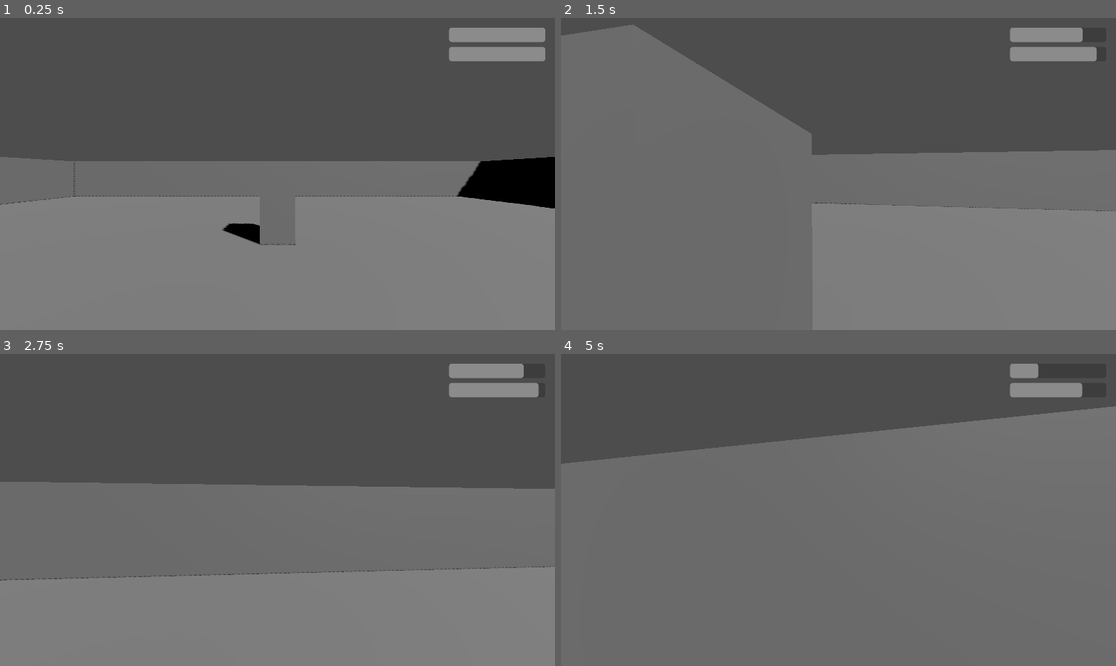
Above: before the commit, frames 1-4 (two rows, left to right).
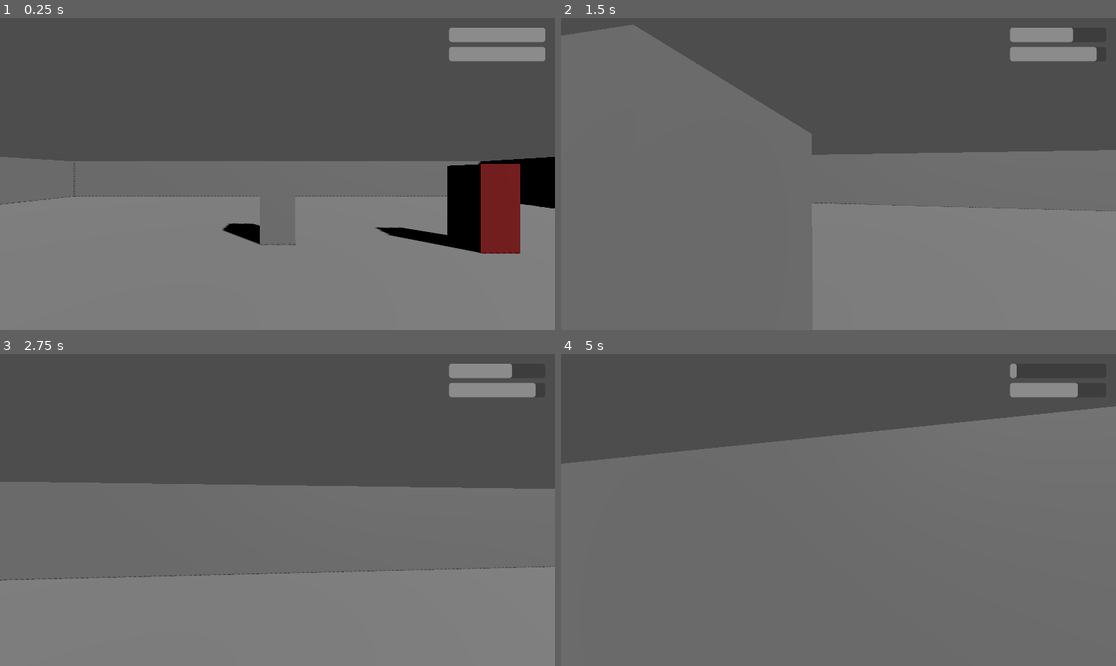
Above: after the commit, the same moments.

Repository: lmToT27/ZaWar
Game: Godot game, scene res://scenes/main.tscn
Same seed, same stepped clock (60 frames per second), same inputs: the game is played once before the commit and once after it.
Inputs (mouse positions are in pixels of both pictures, inside the frame that each line leads up to):
- Up to frame 1 (0.25 s): no input
- Up to frame 2 (1.5 s): move the mouse to (866, 174) at 0.52 s; press the mouse at (866, 174) at 0.53 s; hold W (move_forward) from 0.53 s (still down); tap Space (jump) at 0.77 s; move the mouse to (810, 174) at 1.27 s; release the mouse at (810, 174) at 1.28 s; click (810, 174) at 1.35 s
- Up to frame 3 (2.75 s): keep holding W (move_forward); tap Space (jump) at 1.52 s; move the mouse to (288, 503) at 2.02 s; hold R (sheathe) from 2.03 s (still down); click (288, 503) at 2.3 s
- Up to frame 4 (5 s): keep holding W (move_forward); move the mouse to (832, 516) at 2.77 s; release R (sheathe) at 2.78 s; click (832, 516) at 2.85 s; tap Space (jump) at 3.02, 3.77, 4.52 s; move the mouse to (877, 513) at 3.52 s; press the mouse at (877, 513) at 3.53 s; move the mouse to (794, 506) at 4.27 s; release the mouse at (794, 506) at 4.28 s; tap R (sheathe) at 4.35 s; click (794, 506) at 4.55 s

The runs differ from the first frame. In frame 1, 3.8% of the frame differs, in the area x 67-94%, y 46-76%; in frame 2, less than 0.1%; in frame 3, 0.1%; in frame 4, 0.2%.

Commit message:
fix: enemy doesnt follow

Diff:
--- /dev/null
+++ b/scenes/enemy/enemy.gd
@@ -0,0 +1,102 @@
+class_name Enemy
+extends CharacterBody3D
+
+enum EnemyState { CHASE, ATTACK, STUNNED, OBSERVE }
+
+const OBSERVE_STREAK_THRESHOLD: int = 3
+
+@export var move_speed: float = 3.0
+@export var attack_range: float = 1.5
+@export var attack_damage_day: float = 10.0
+@export var attack_damage_night: float = 18.0
+@export var attack_cooldown: float = 1.2
+@export var stun_duration: float = 0.8
+@export var max_health: float = 60.0
+@export var target_update_interval: float = 0.2
+
+@onready var nav_agent: NavigationAgent3D = $NavigationAgent3D
+
+var health: float
+var state: EnemyState = EnemyState.CHASE
+var player: Player
+
+var _attack_cooldown_timer: float = 0.0
+var _stun_timer: float = 0.0
+var _target_update_timer: float = 0.0
+
+func _ready() -> void:
+	health = max_health
+
+func _physics_process(delta: float) -> void:
+	if player == null:
+		player = get_tree().get_first_node_in_group("player")
+		if player == null:
+			return
+
+	match state:
+		EnemyState.CHASE:
+			_process_chase(delta)
+		EnemyState.ATTACK:
+			_process_attack(delta)
+		EnemyState.STUNNED:
+			_process_stunned(delta)
+		EnemyState.OBSERVE:
+			_process_observe()
+
+	move_and_slide()
+
+func _process_chase(delta: float) -> void:
+	_target_update_timer -= delta
+	if _target_update_timer <= 0.0:
+		_target_update_timer = target_update_interval
+		nav_agent.target_position = player.global_position
+
+	if global_position.distance_to(player.global_position) <= attack_range:
+		velocity = Vector3.ZERO
+		_attack_cooldown_timer = 0.0
+		state = _next_attack_state()
+		return
+
+	var next_pos := nav_agent.get_next_path_position()
+	var dir := next_pos - global_position
+	dir.y = 0.0
+	velocity = dir.normalized() * move_speed if dir.length() > 0.01 else Vector3.ZERO
+
+func _process_attack(delta: float) -> void:
+	velocity = Vector3.ZERO
+	if global_position.distance_to(player.global_position) > attack_range:
+		state = EnemyState.CHASE
+		return
+
+	_attack_cooldown_timer -= delta
+	if _attack_cooldown_timer <= 0.0:
+		_attack_cooldown_timer = attack_cooldown
+		var damage := attack_damage_night if GameManager.is_night else attack_damage_day
+		player.take_damage(damage)
+
+func _process_stunned(delta: float) -> void:
+	velocity = Vector3.ZERO
+	_stun_timer -= delta
+	if _stun_timer <= 0.0:
+		state = EnemyState.CHASE
+
+func _process_observe() -> void:
+	velocity = Vector3.ZERO
+	if not _is_redemption_active():
+		state = EnemyState.CHASE
+
+func _next_attack_state() -> EnemyState:
+	return EnemyState.OBSERVE if _is_redemption_active() else EnemyState.ATTACK
+
+func _is_redemption_active() -> bool:
+	return GameManager.is_night and GameManager.pacifist_streak >= OBSERVE_STREAK_THRESHOLD
+
+func take_damage(amount: float) -> void:
+	health -= amount
+	if health <= 0.0:
+		GameManager.register_kill()
+		queue_free()
+		return
+	if not GameManager.is_night:
+		state = EnemyState.STUNNED
+		_stun_timer = stun_duration
--- /dev/null
+++ b/scenes/enemy/enemy.tscn
@@ -0,0 +1,29 @@
+[gd_scene load_steps=5 format=3]
+
+[ext_resource type="Script" path="res://scenes/enemy/enemy.gd" id="1"]
+
+[sub_resource type="BoxShape3D" id="BoxShape3D_1"]
+size = Vector3(0.8, 1.8, 0.8)
+
+[sub_resource type="BoxMesh" id="BoxMesh_1"]
+size = Vector3(0.8, 1.8, 0.8)
+
+[sub_resource type="StandardMaterial3D" id="StandardMaterial3D_1"]
+albedo_color = Color(0.6, 0.1, 0.1, 1)
+
+[node name="Enemy" type="CharacterBody3D"]
+script = ExtResource("1")
+
+[node name="CollisionShape3D" type="CollisionShape3D" parent="."]
+transform = Transform3D(1, 0, 0, 0, 1, 0, 0, 0, 1, 0, 0.9, 0)
+shape = SubResource("BoxShape3D_1")
+
+[node name="MeshInstance3D" type="MeshInstance3D" parent="."]
+transform = Transform3D(1, 0, 0, 0, 1, 0, 0, 0, 1, 0, 0.9, 0)
+mesh = SubResource("BoxMesh_1")
+surface_material_override/0 = SubResource("StandardMaterial3D_1")
+
+[node name="NavigationAgent3D" type="NavigationAgent3D" parent="."]
+radius = 0.4
+path_desired_distance = 0.5
+target_desired_distance = 0.5
--- a/scenes/main.tscn
+++ b/scenes/main.tscn
@@ -1,9 +1,10 @@
-[gd_scene load_steps=5 format=3]
+[gd_scene load_steps=6 format=3]
 
 [ext_resource type="Script" path="res://scenes/main.gd" id="1"]
 [ext_resource type="PackedScene" path="res://scenes/world/level_greybox.tscn" id="2"]
 [ext_resource type="PackedScene" path="res://scenes/player/player.tscn" id="3"]
 [ext_resource type="PackedScene" path="res://scenes/enemy/dummy_enemy.tscn" id="4"]
+[ext_resource type="PackedScene" path="res://scenes/enemy/enemy.tscn" id="5"]
 
 [node name="Main" type="Node3D"]
 script = ExtResource("1")
@@ -15,6 +16,9 @@
 
 [node name="DummyEnemy" parent="." instance=ExtResource("4")]
 transform = Transform3D(1, 0, 0, 0, 1, 0, 0, 0, 1, 0, 0.5, -5)
+
+[node name="Enemy" parent="." instance=ExtResource("5")]
+transform = Transform3D(1, 0, 0, 0, 1, 0, 0, 0, 1, 5, 0.5, -5)
 
 [node name="UI" type="CanvasLayer" parent="."]
 
--- a/scenes/player/player.gd
+++ b/scenes/player/player.gd
@@ -35,6 +35,7 @@
 var _landing_recovery_timer: float = 0.0
 
 func _ready() -> void:
+	add_to_group("player")
 	health = max_health
 	stamina = max_stamina
 	regen_delay_timer.wait_time = regen_delay
--- /dev/null
+++ b/scenes/world/level_greybox.gd
@@ -0,0 +1,17 @@
+extends Node3D
+
+const FLOOR_HALF_SIZE: float = 14.0
+const FLOOR_TOP_Y: float = 0.5
+
+@onready var nav_region: NavigationRegion3D = $NavigationRegion3D
+
+func _ready() -> void:
+	var nav_mesh := NavigationMesh.new()
+	nav_mesh.set_vertices(PackedVector3Array([
+		Vector3(-FLOOR_HALF_SIZE, FLOOR_TOP_Y, -FLOOR_HALF_SIZE),
+		Vector3(-FLOOR_HALF_SIZE, FLOOR_TOP_Y, FLOOR_HALF_SIZE),
+		Vector3(FLOOR_HALF_SIZE, FLOOR_TOP_Y, FLOOR_HALF_SIZE),
+		Vector3(FLOOR_HALF_SIZE, FLOOR_TOP_Y, -FLOOR_HALF_SIZE),
+	]))
+	nav_mesh.add_polygon(PackedInt32Array([0, 1, 2, 3]))
+	nav_region.navigation_mesh = nav_mesh
--- a/scenes/world/level_greybox.tscn
+++ b/scenes/world/level_greybox.tscn
@@ -1,31 +1,36 @@
-[gd_scene load_steps=1 format=3]
+[gd_scene format=3]
 
-[node name="LevelGreybox" type="Node3D"]
+[ext_resource type="Script" path="res://scenes/world/level_greybox.gd" id="1_s7h4x"]
 
-[node name="DirectionalLight3D" type="DirectionalLight3D" parent="."]
+[node name="LevelGreybox" type="Node3D" unique_id=1878478936]
+script = ExtResource("1_s7h4x")
+
+[node name="DirectionalLight3D" type="DirectionalLight3D" parent="." unique_id=1945650953]
 transform = Transform3D(0.707, -0.5, 0.5, 0, 0.707, 0.707, -0.707, -0.5, 0.5, 0, 5, 0)
 shadow_enabled = true
 
-[node name="Floor" type="CSGBox3D" parent="."]
+[node name="WallNorth" type="CSGBox3D" parent="." unique_id=1729964316]
+transform = Transform3D(1, 0, 0, 0, 1, 0, 0, 0, 1, 0, 1.5, -15)
+use_collision = true
+size = Vector3(30, 3, 1)
+
+[node name="WallSouth" type="CSGBox3D" parent="." unique_id=623845349]
+transform = Transform3D(1, 0, 0, 0, 1, 0, 0, 0, 1, 0, 1.5, 15)
+use_collision = true
+size = Vector3(30, 3, 1)
+
+[node name="WallEast" type="CSGBox3D" parent="." unique_id=1627058113]
+transform = Transform3D(1, 0, 0, 0, 1, 0, 0, 0, 1, 15, 1.5, 0)
+use_collision = true
+size = Vector3(1, 3, 30)
+
+[node name="WallWest" type="CSGBox3D" parent="." unique_id=1559789218]
+transform = Transform3D(1, 0, 0, 0, 1, 0, 0, 0, 1, -15, 1.5, 0)
+use_collision = true
+size = Vector3(1, 3, 30)
+
+[node name="NavigationRegion3D" type="NavigationRegion3D" parent="."]
+
+[node name="Floor" type="CSGBox3D" parent="NavigationRegion3D" unique_id=1644236053]
+use_collision = true
 size = Vector3(30, 1, 30)
-use_collision = true
-
-[node name="WallNorth" type="CSGBox3D" parent="."]
-transform = Transform3D(1, 0, 0, 0, 1, 0, 0, 0, 1, 0, 1.5, -15)
-size = Vector3(30, 3, 1)
-use_collision = true
-
-[node name="WallSouth" type="CSGBox3D" parent="."]
-transform = Transform3D(1, 0, 0, 0, 1, 0, 0, 0, 1, 0, 1.5, 15)
-size = Vector3(30, 3, 1)
-use_collision = true
-
-[node name="WallEast" type="CSGBox3D" parent="."]
-transform = Transform3D(1, 0, 0, 0, 1, 0, 0, 0, 1, 15, 1.5, 0)
-size = Vector3(1, 3, 30)
-use_collision = true
-
-[node name="WallWest" type="CSGBox3D" parent="."]
-transform = Transform3D(1, 0, 0, 0, 1, 0, 0, 0, 1, -15, 1.5, 0)
-size = Vector3(1, 3, 30)
-use_collision = true
Not shown, added: scenes/enemy/enemy.gd.uid
Not shown, added: scenes/world/level_greybox.gd.uid
